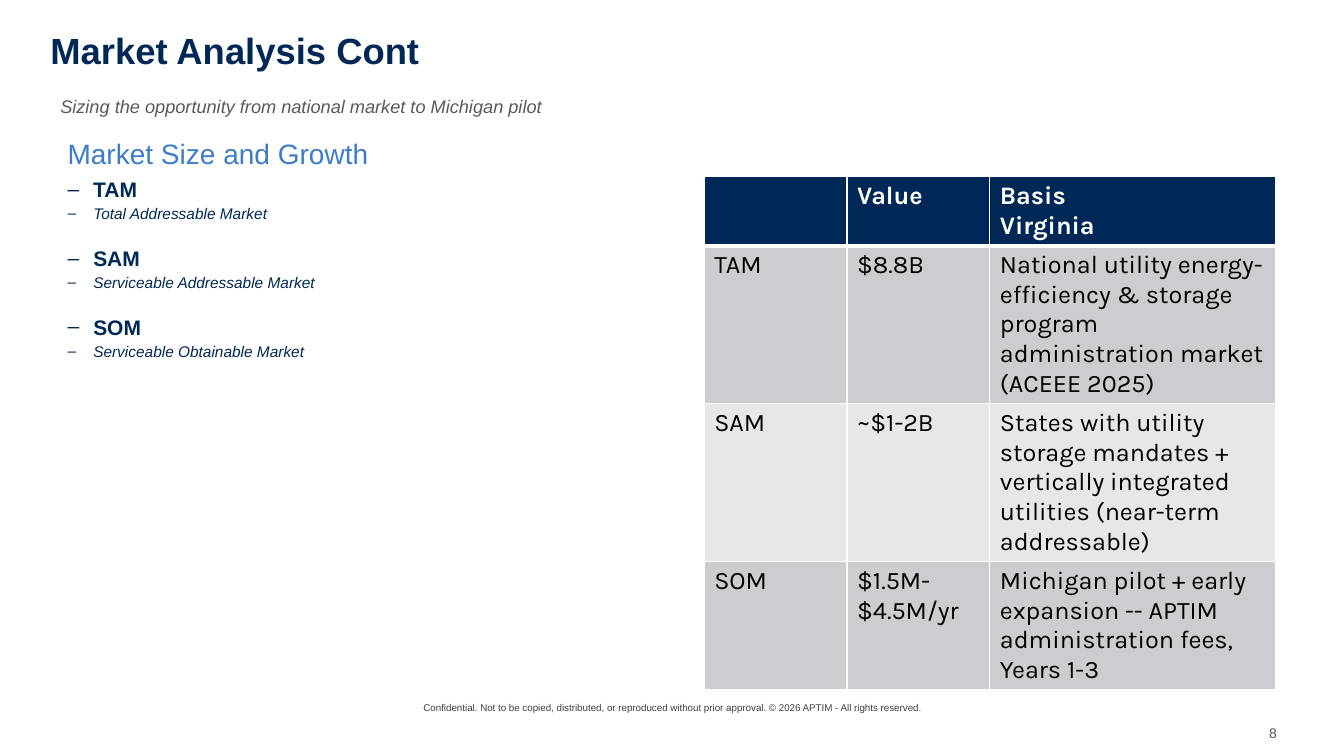
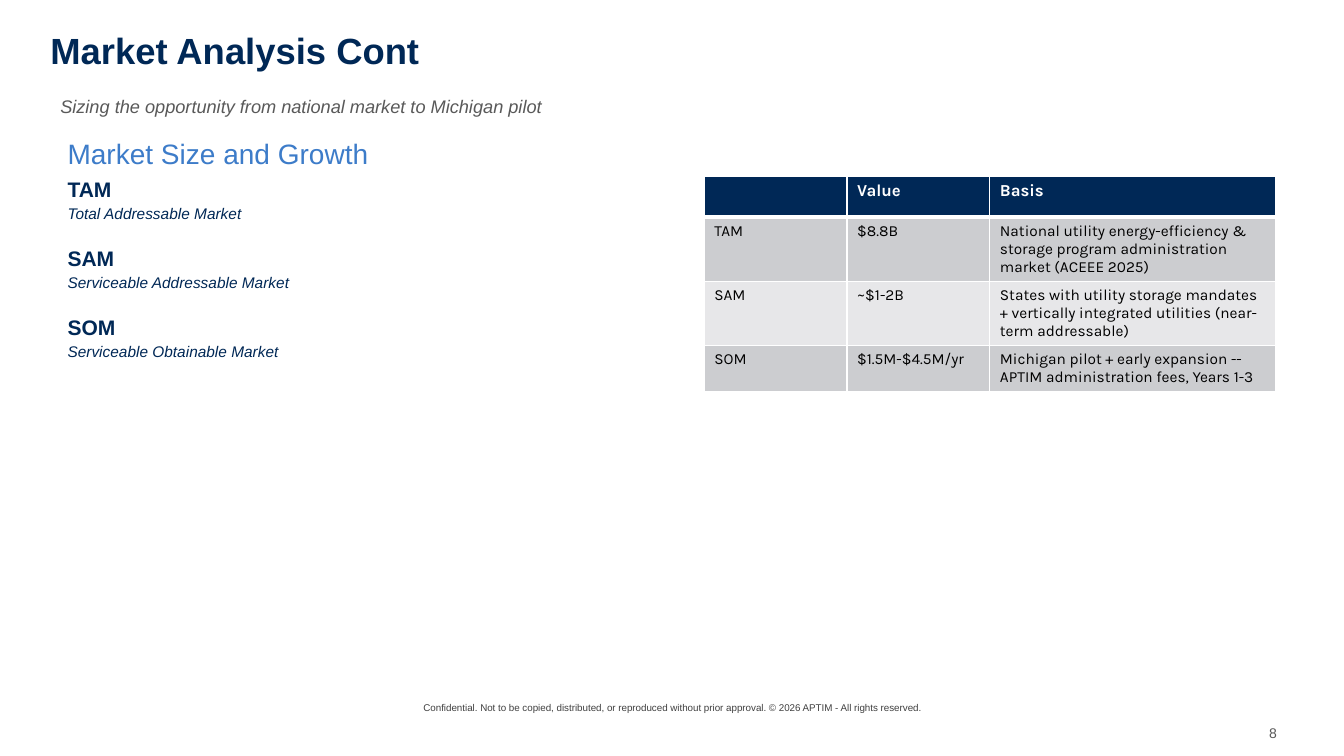
Before and after one commit to graseeuh/HERMES, a slide deck: slide 8 of Group_1_STRIVE_Presentation.pptx. Drawn at 1344x756 pixels with LibreOffice and Linux fonts; fonts in the diff are those of the drawing; background and template pictures are left out. Boxes give left, top, right and bottom in pixels: in the first picture for what was removed or moved away, otherwise in the second. Text is boxed around its words. In the diff, an @@ line names an element or a change of style, - is before the commit and + after.

```diff
--- a/Group_1_STRIVE_Presentation.pptx
+++ b/Group_1_STRIVE_Presentation.pptx
@@ text "TAM" at bbox=[68, 182, 289, 357]: bullet – to none @@
@@ table at bbox=[705, 176, 1277, 388] @@
-row 1, column 3: Basis / Virginia
+row 1, column 3: Basis
@@ size 18 to 12 pt in "Value" @@
@@ size 18 to 11 pt @@
```
Also in this commit, not shown: 5 other slides changed.
